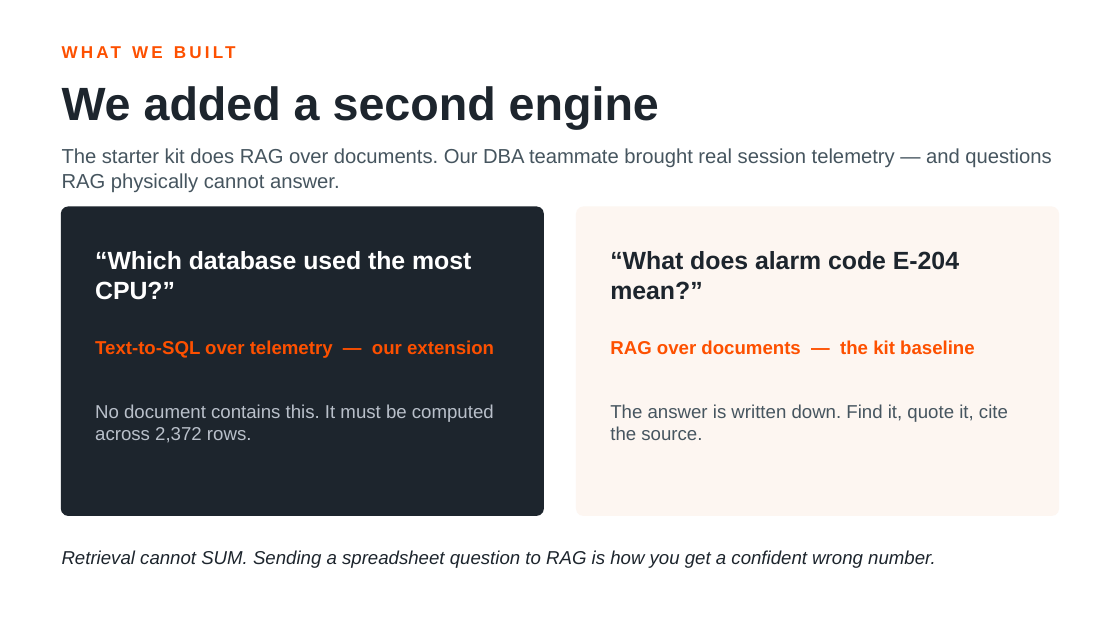
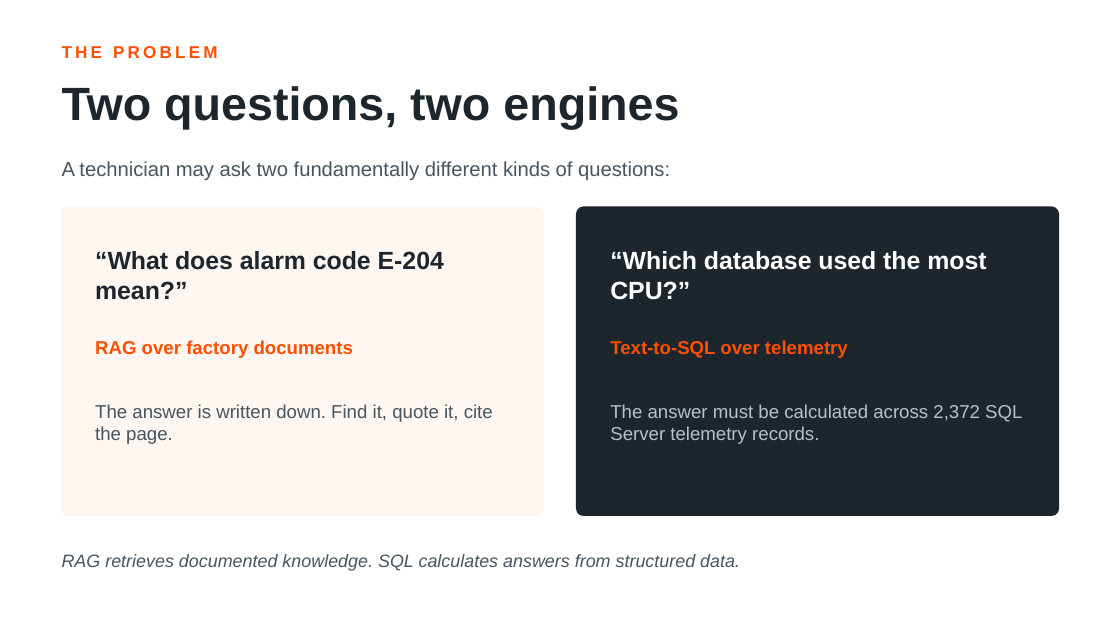
Before and after one commit to hongofc/database-knowledge-assistant, a slide deck: slide 2 of Database_Knowledge_Assistant.pptx. Drawn at 1120x630 pixels with LibreOffice and Linux fonts; fonts in the diff are those of the drawing. Boxes give left, top, right and bottom in pixels: in the first picture for what was removed or moved away, otherwise in the second. Text is boxed around its words. In the diff, an @@ line names an element or a change of style, - is before the commit and + after.

```diff
--- a/Database_Knowledge_Assistant.pptx
+++ b/Database_Knowledge_Assistant.pptx
@@ text at (62, 46, 217, 58): text changed @@
-WHAT WE BUILT
+THE PROBLEM
@@ text at (62, 86, 679, 129): text changed @@
-We added a second engine
+Two questions, two engines
@@ text at (62, 161, 670, 180): text changed @@
-The starter kit does RAG over documents. Our DBA teammate brought real session telemetry — and questions RAG physically cannot answer.
+A technician may ask two fundamentally different kinds of questions:
@@ rounded rectangle at (62, 207, 543, 515): fill #1D252D to #FDF6F1; outline #1D252D 1 pt to #FDF6F1 1 pt @@
@@ rounded rectangle at (577, 207, 1058, 515): fill #FDF6F1 to #1D252D; outline #FDF6F1 1 pt to #1D252D 1 pt @@
@@ text at (95, 251, 444, 300): text changed; text colour #FFFFFF to #1D252D @@
-“Which database used the most CPU?”
+“What does alarm code E-204 mean?”
@@ text at (610, 251, 986, 300): text changed; text colour #1D252D to #FFFFFF @@
-“What does alarm code E-204 mean?”
+“Which database used the most CPU?”
@@ text at (95, 340, 353, 358): text changed @@
-Text-to-SQL over telemetry — our extension
+RAG over factory documents
@@ text at (610, 340, 848, 358): text changed @@
-RAG over documents — the kit baseline
+Text-to-SQL over telemetry
@@ text at (95, 404, 493, 444): text changed; text colour #B9C0CA to #46555F @@
-No document contains this. It must be computed across 2,372 rows.
+The answer is written down. Find it, quote it, cite the page.
@@ text at (610, 404, 1022, 444): text changed; text colour #46555F to #B9C0CA @@
-The answer is written down. Find it, quote it, cite the source.
+The answer must be calculated across 2,372 SQL Server telemetry records.
@@ text removed at (62, 550, 936, 568) @@
-Retrieval cannot SUM. Sending a spreadsheet question to RAG is how you get a confident wrong number.
@@ text added at (62, 554, 740, 571), 11.5 pt, text #46555F, italic @@
+RAG retrieves documented knowledge. SQL calculates answers from structured data.
```
Also in this commit, not shown: 8 other slides changed.
